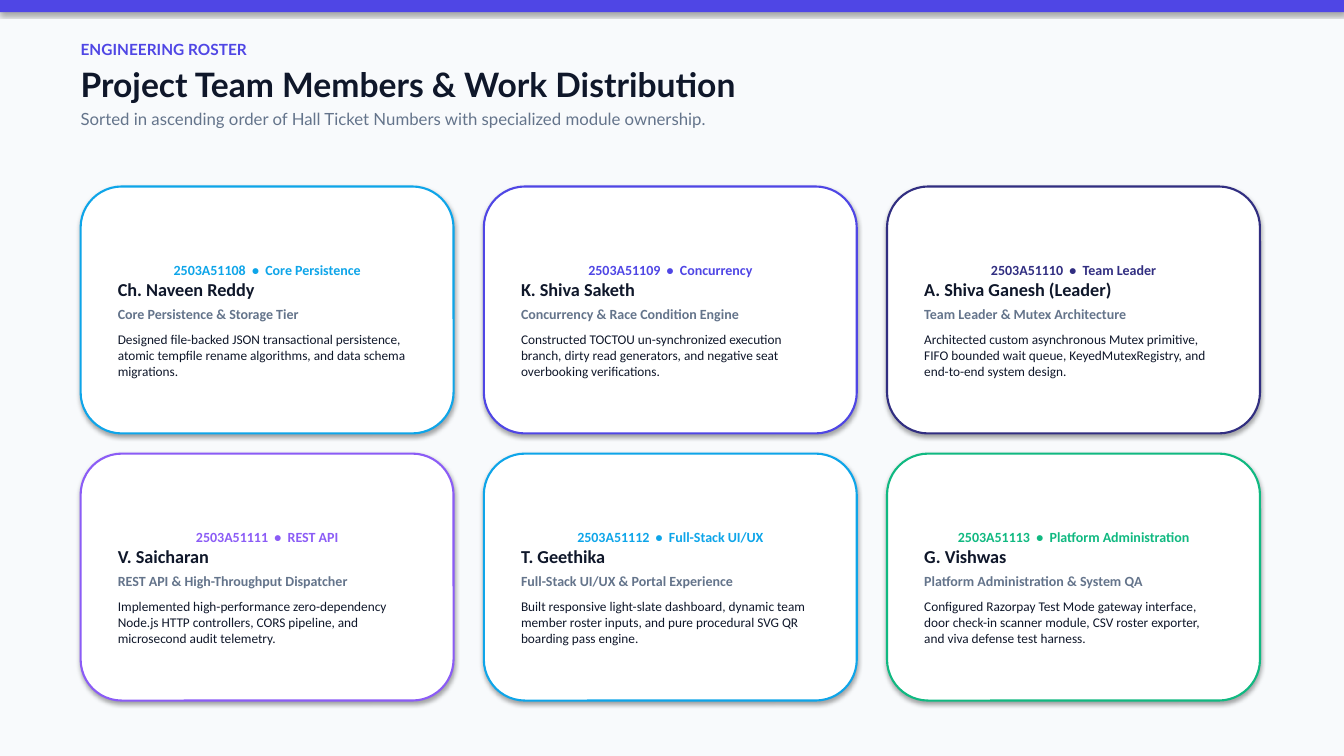
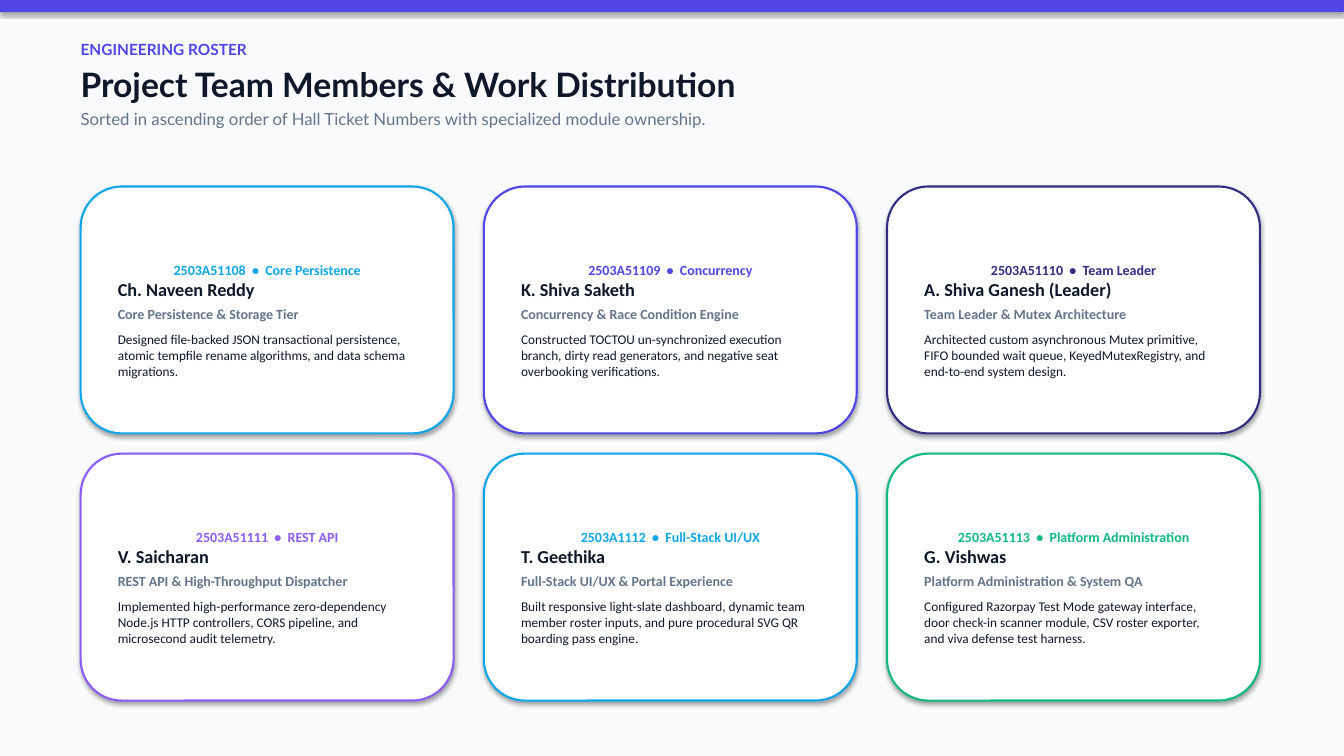
Before and after one commit to ShivaGanesh1080-ops/synnexa-os-concurrency, a slide deck: slide 2 of SyncReg_OS_Product8_Presentation.pptx. Drawn at 1344x756 pixels with LibreOffice and Linux fonts; fonts in the diff are those of the drawing. Boxes give left, top, right and bottom in pixels: in the first picture for what was removed or moved away, otherwise in the second. Text is boxed around its words. In the diff, an @@ line names an element or a change of style, - is before the commit and + after.

```diff
--- a/SyncReg_OS_Product8_Presentation.pptx
+++ b/SyncReg_OS_Product8_Presentation.pptx
@@ text in rounded rectangle at (x1=581, y1=532, x2=760, y2=543): text changed @@
-2503A51112 • Full-Stack UI/UX
+2503A1112 • Full-Stack UI/UX
```
Also in this commit, not shown: 2 other slides changed, 4 other files.
